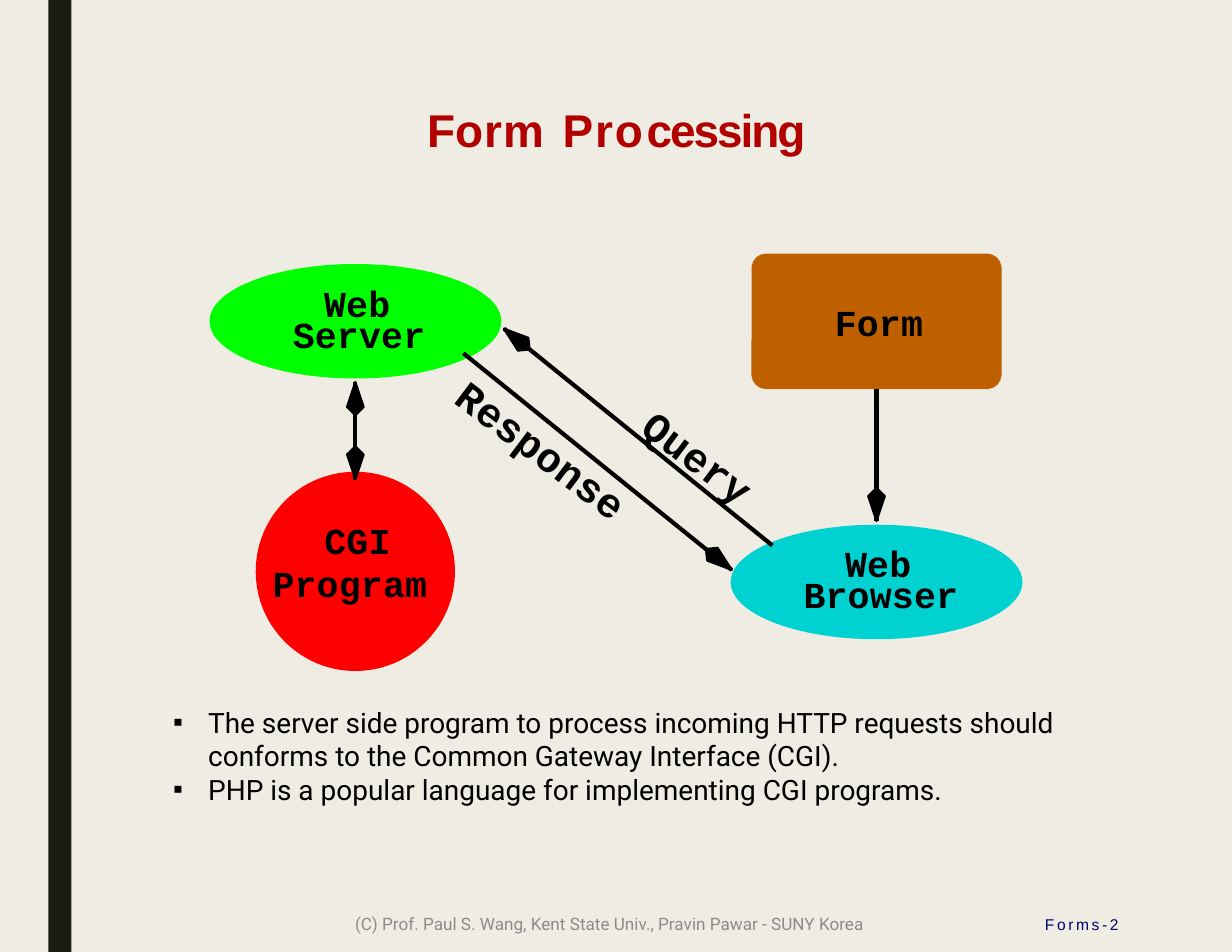
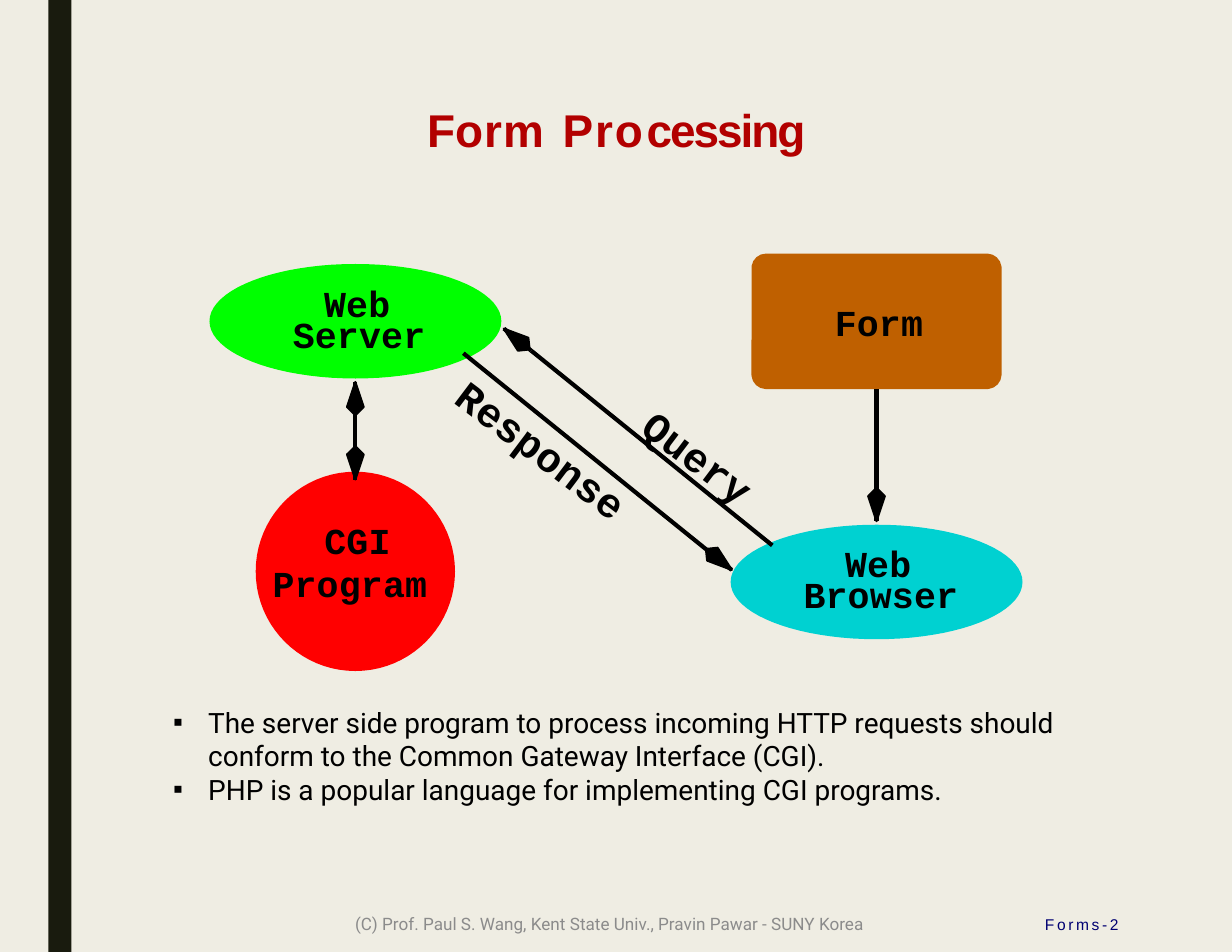
Before and after one commit to ppawar/ppawar.github.io, a slide deck: slide 2 of Spring2020/CSE102-S20/lectures/CSE102_S20_PHP.pptx. Drawn at 1232x952 pixels with LibreOffice and Linux fonts; fonts in the diff are those of the drawing. Boxes give left, top, right and bottom in pixels: in the first picture for what was removed or moved away, otherwise in the second. Text is boxed around its words. In the diff, an @@ line names an element or a change of style, - is before the commit and + after.

```diff
--- a/Spring2020/CSE102-S20/lectures/CSE102_S20_PHP.pptx
+++ b/Spring2020/CSE102-S20/lectures/CSE102_S20_PHP.pptx
@@ text at (x1=208, y1=712, x2=1054, y2=773): text changed @@
-▪ The server side program to process incoming HTTP requests should conforms to the Common Gateway Interface (CGI).
+▪ The server side program to process incoming HTTP requests should conform to the Common Gateway Interface (CGI).
```
Also in this commit, not shown: 4 other files.
